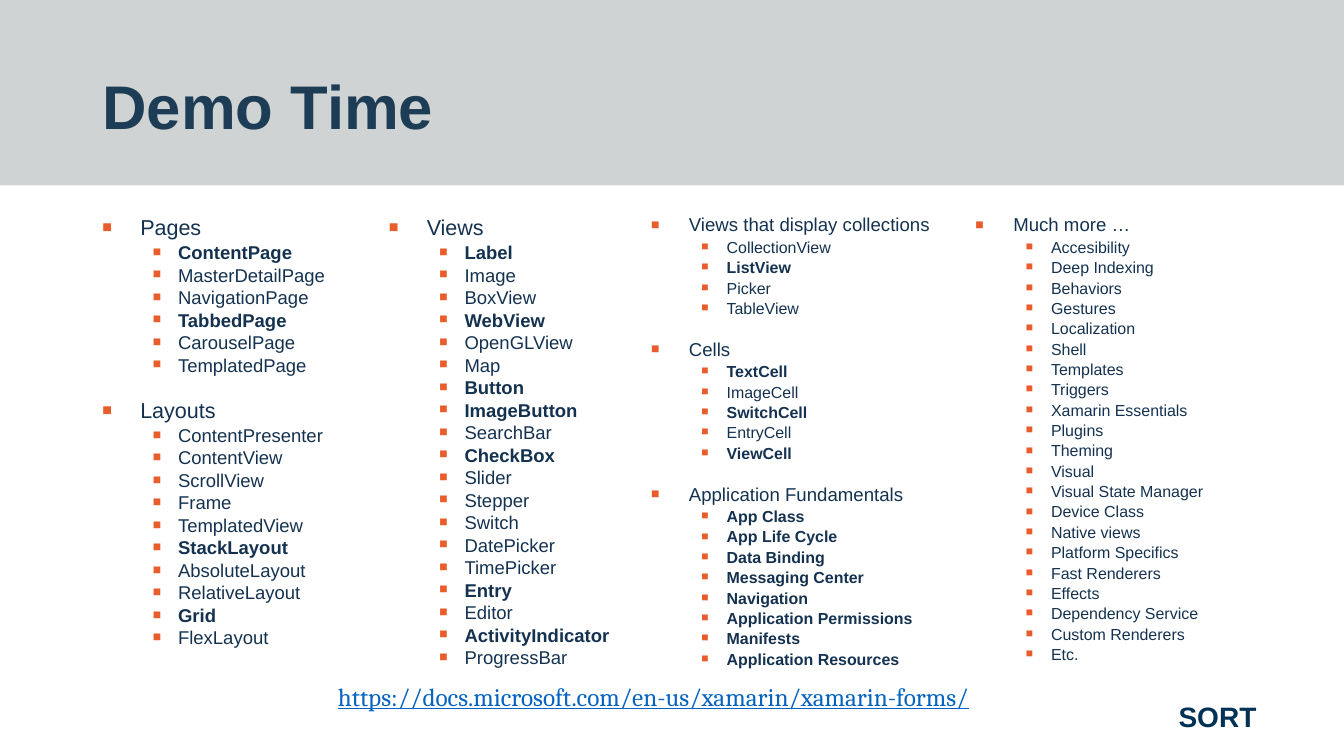
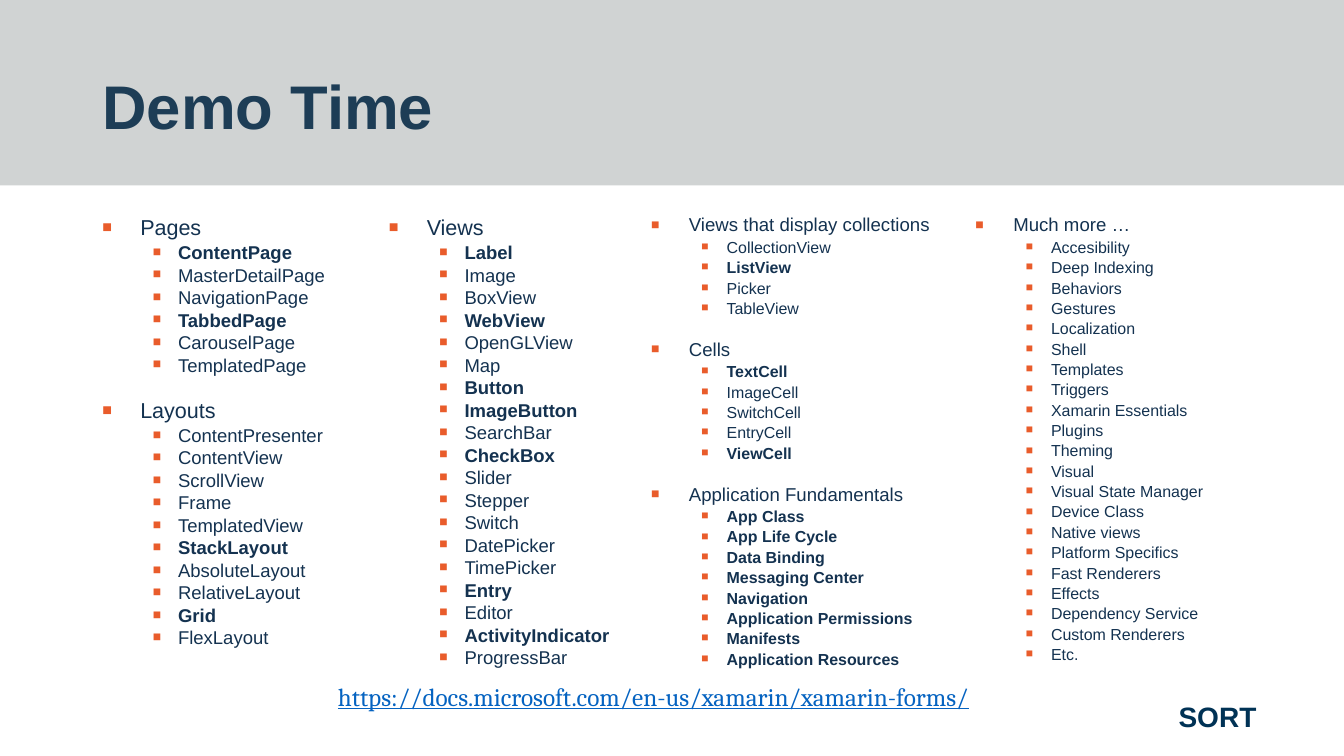
Before and after one commit to worthingtonjg/Sort2019, a slide deck: slide 12 of XamarinForms/Final - Xamarin Forms - Sort 2019 - Jon Worthington.pptx (slide 11 before the commit). Drawn at 1344x756 pixels with LibreOffice and Linux fonts; fonts in the diff are those of the drawing; background and template pictures are left out. Boxes give left, top, right and bottom in pixels: in the first picture for what was removed or moved away, otherwise in the second. Text is boxed around its words. In the diff, an @@ line names an element or a change of style, - is before the commit and + after.

```diff
--- a/XamarinForms/Final - Xamarin Forms - Sort 2019 - Jon Worthington.pptx
+++ b/XamarinForms/Final - Xamarin Forms - Sort 2019 - Jon Worthington.pptx
@@ text at box(727, 406, 801, 418): bold off in "SwitchCell" @@
```
Also in this commit, not shown: 5 other slides changed, 2 slides added, 1 slide removed, 1 other file.
